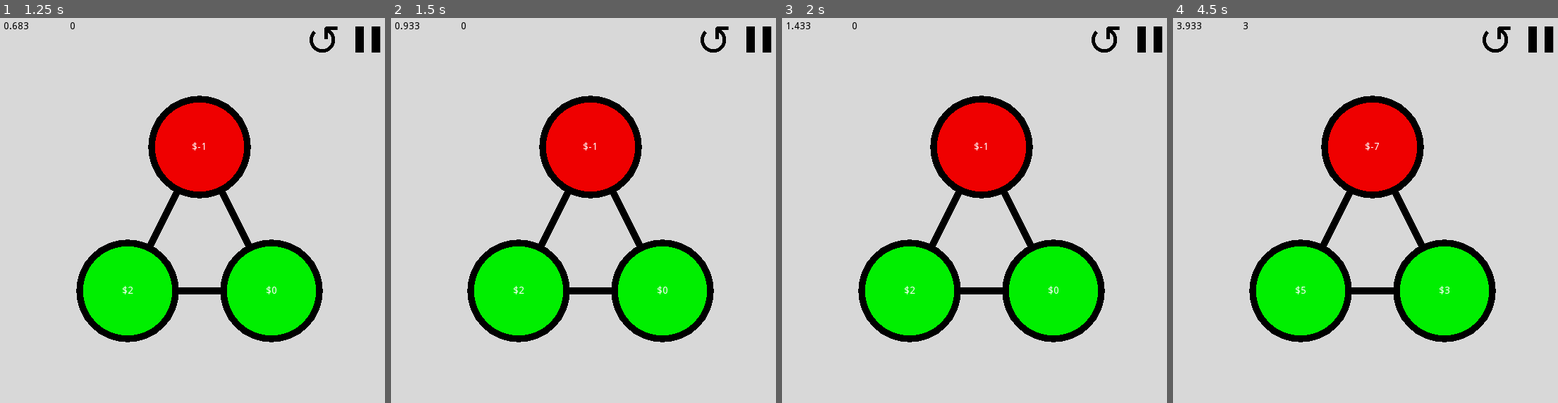
Above: before the commit, frames 1-4 (left to right).
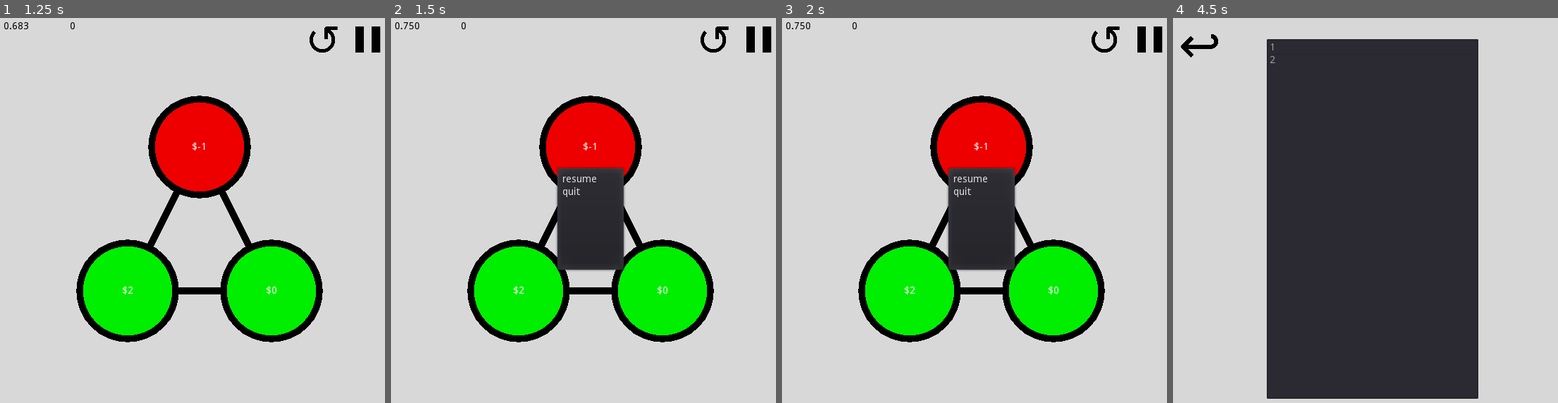
Above: after the commit, the same moments.

Repository: Inglo-Games/dollar-shuffle
Game: Godot game, scene res://scenes/main_menu.tscn
The game is run twice, just before and just after one commit, with the same random seed, the same clock (stepped at 60 frames per second) and the same inputs.
Inputs (mouse positions are in pixels of both pictures, inside the frame that each line leads up to):
- Up to frame 1 (1.25 s): click "CONTINUE" at 0.5 s
- Up to frame 2 (1.5 s): click (760, 41) at 1.25 s
- Up to frame 3 (2 s): no input
- Up to frame 4 (4.5 s): click (1373, 145) at 2 s, where only the run before the commit has a clickable "CONTINUE"; click (1373, 195) at 2.75 s, where only the run before the commit has a clickable "CHOOSE LEVEL"; click (1496, 41) at 3.52 s; click "CHOOSE LEVEL" at 4.25 s

Frame 1 is identical in both runs. In frame 2, 4.8% of the frame differs, in the area x 3-61%, y 1-66%; in frame 3, 4.8%; in frame 4, 53%, in the area x 1-99%, y 1-99%.

Commit message:
Adding pause menu functionality

Diff:
--- a/scripts/level.gd
+++ b/scripts/level.gd
@@ -9,6 +9,9 @@
 # Load the GameGraph classes
 const GameGraph = preload("res://scripts/graph.gd")
 const GameNode = preload("res://scripts/graph_node.gd")
+
+# Load pause menu
+const PausePopup = preload("res://scripts/pause_popup.gd")
 
 # GameGraph object for this level
 onready var graph
@@ -39,6 +42,9 @@
 	# Draw everything on screen
 	display_graph()
 	score.text = "0"
+	# Connect buttons to functions
+	undo_btn.connect("pressed", self, "undo")
+	pause_btn.connect("pressed", self, "toggle_pause")
 
 # Called every frame
 func _process(delta):
@@ -158,4 +164,7 @@
 
 # Toggle pause state
 func toggle_pause():
-	get_tree().set_pause(!get_tree().is_paused())
+	var popup = PausePopup.new()
+	add_child(popup)
+	popup.popup_centered_minsize(Vector2(100,150))
+	get_tree().set_pause(true)
--- /dev/null
+++ b/scripts/pause_popup.gd
@@ -0,0 +1,31 @@
+extends PopupMenu
+
+# Called when object is created
+func _ready():
+	set_process_input(true)
+	# Add a 'resume' and 'quit' item
+	add_item("resume", 0)
+	add_item("quit", 1)
+	# Connect 'pressed' signal to handler function
+	connect("index_pressed", self, "handle_input")
+	# Make sure this doesn't pause when parent does
+	set_pause_mode(PAUSE_MODE_PROCESS)
+	# Dont disappear if clicked outside
+	popup_exclusive = true
+	# Disappear when an option is selected
+	hide_on_item_selection = true
+
+# Handle button press
+func handle_input(id):
+	# Unpause no matter what
+	get_parent().get_tree().set_pause(false)
+	# If pressed resume...
+	if id == 0:
+		# Just disapper, nothing else
+		pass
+	# If pressed quit...
+	elif id == 1:
+		# Go back to main menu
+		get_parent().queue_free()
+		get_tree().change_scene("res://scenes/main_menu.tscn")
+		return
